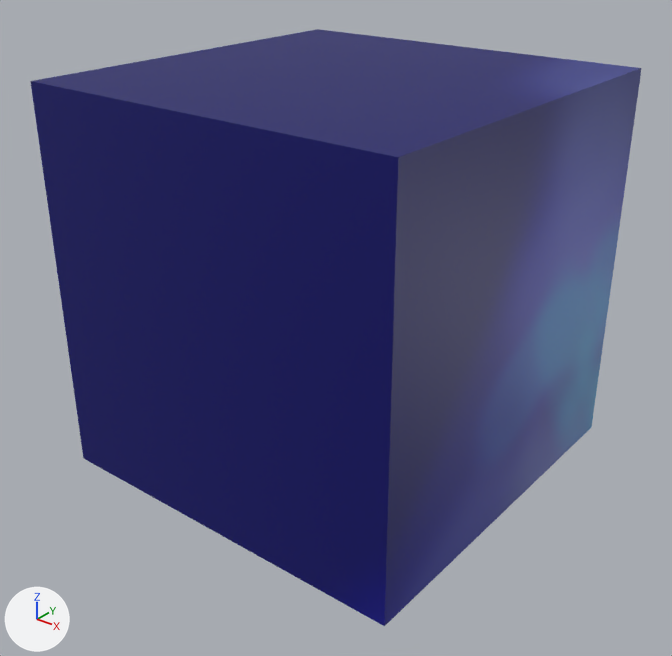
Two versions of the FBX model Assets/Prefab/Model/Ground_Water.fbx, one commit apart.
One viewpoint serves both versions: a 50 mm camera at (2.69, -3.44, 2.82) aimed at (0.04, -0.12, 0.76). Lighting does not change. The marker at lower left points along +X, +Y and +Z.
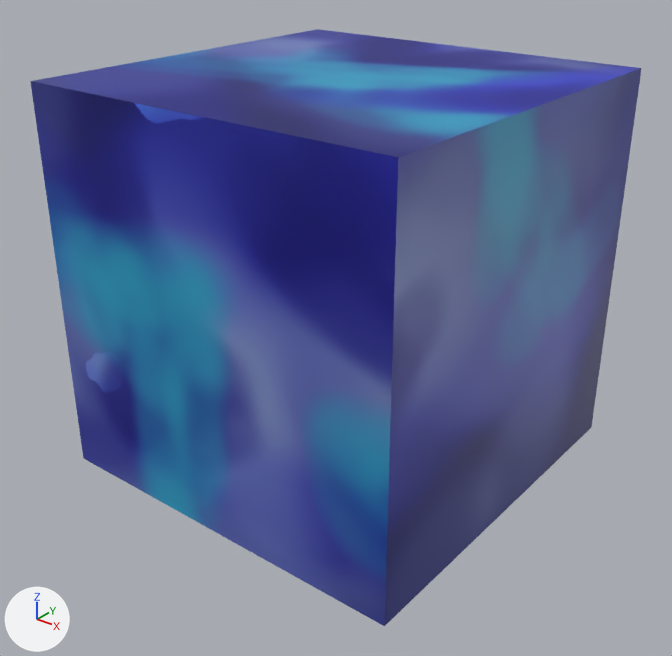
Where the newer file only moved an object's origin or applied its transform, the numbers keep the older frame.

Where the change shows, as pixel boxes [x1, y1, x2, y2] in the pictures (672 x 656 px):
part 1 of me_cube, deleted (blue): before [30, 29, 642, 626]

Edits to the bpy script that builds the scene:
```text
Change me_cube:
    used by ob_cube; location = (0.0, 0.0, 0.0)
    remove me_cube.from_pydata(...)  # 2708 vertices, 2605 faces; spans x -1.0..1.0, y -1.0..1.0, z 0.0..2.0
    add me_cube.from_pydata(...)  # 8 vertices, 5 faces; spans x -1.0..1.0, y -1.0..1.0, z 0.0..2.0
    me_cube part 1: 2700 vertices removed from x -1.0..1.0, y -1.0..1.0, z 2.0
```
